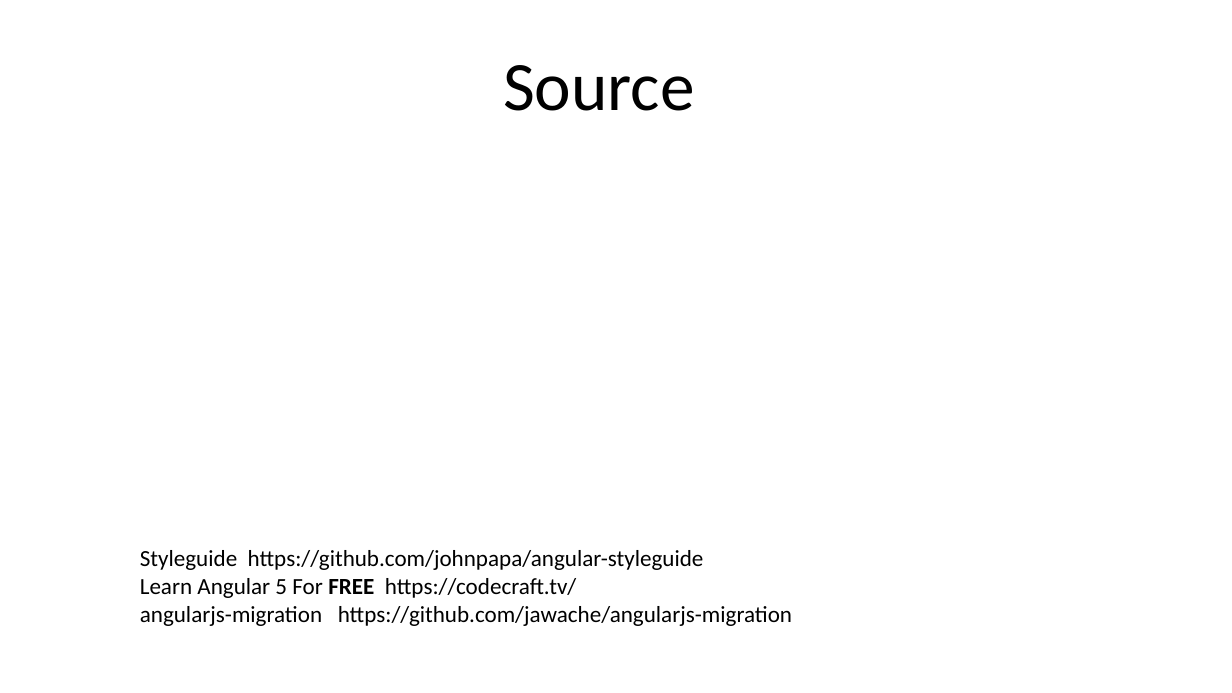
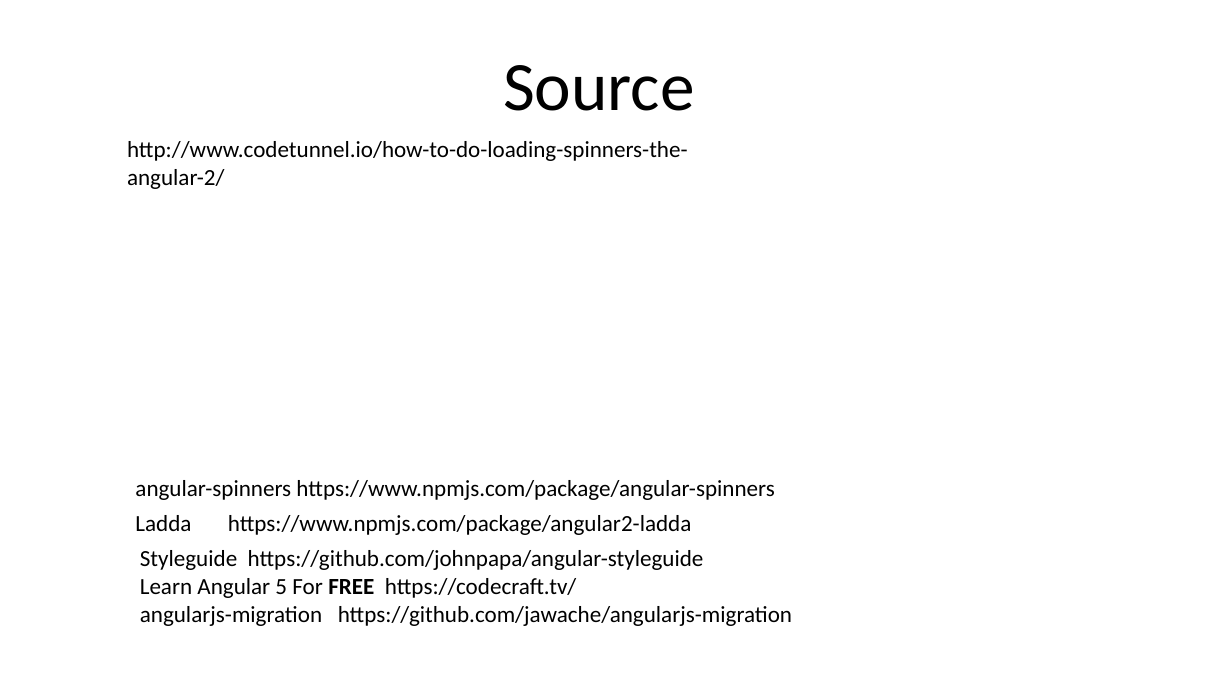
Before and after one commit to FredJiangFei/AngularDemo, a slide deck: slide 10 of Documents/upgrade angularjs.pptx. Drawn at 1232x693 pixels with LibreOffice and Linux fonts; fonts in the diff are those of the drawing. Boxes give left, top, right and bottom in pixels: in the first picture for what was removed or moved away, otherwise in the second. Text is boxed around its words. In the diff, an @@ line names an element or a change of style, - is before the commit and + after.

Commit message:
loading

```diff
--- a/Documents/upgrade angularjs.pptx
+++ b/Documents/upgrade angularjs.pptx
@@ text added at (127, 141, 688, 189), 18 pt, text #000000 @@
+http://www.codetunnel.io/how-to-do-loading-spinners-the-angular-2/
@@ text added at (135, 480, 774, 500), 18 pt, text #000000 @@
+angular-spinners https://www.npmjs.com/package/angular-spinners
@@ text added at (135, 515, 692, 535), 18 pt, text #000000 @@
+Ladda https://www.npmjs.com/package/angular2-ladda
```
